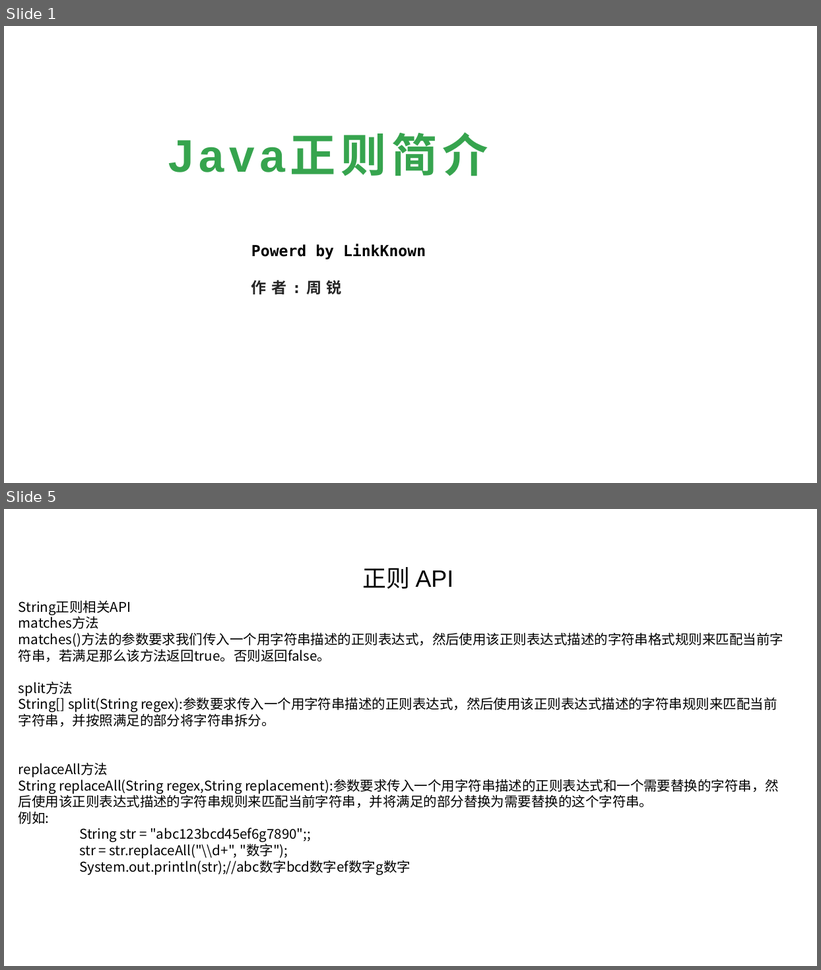
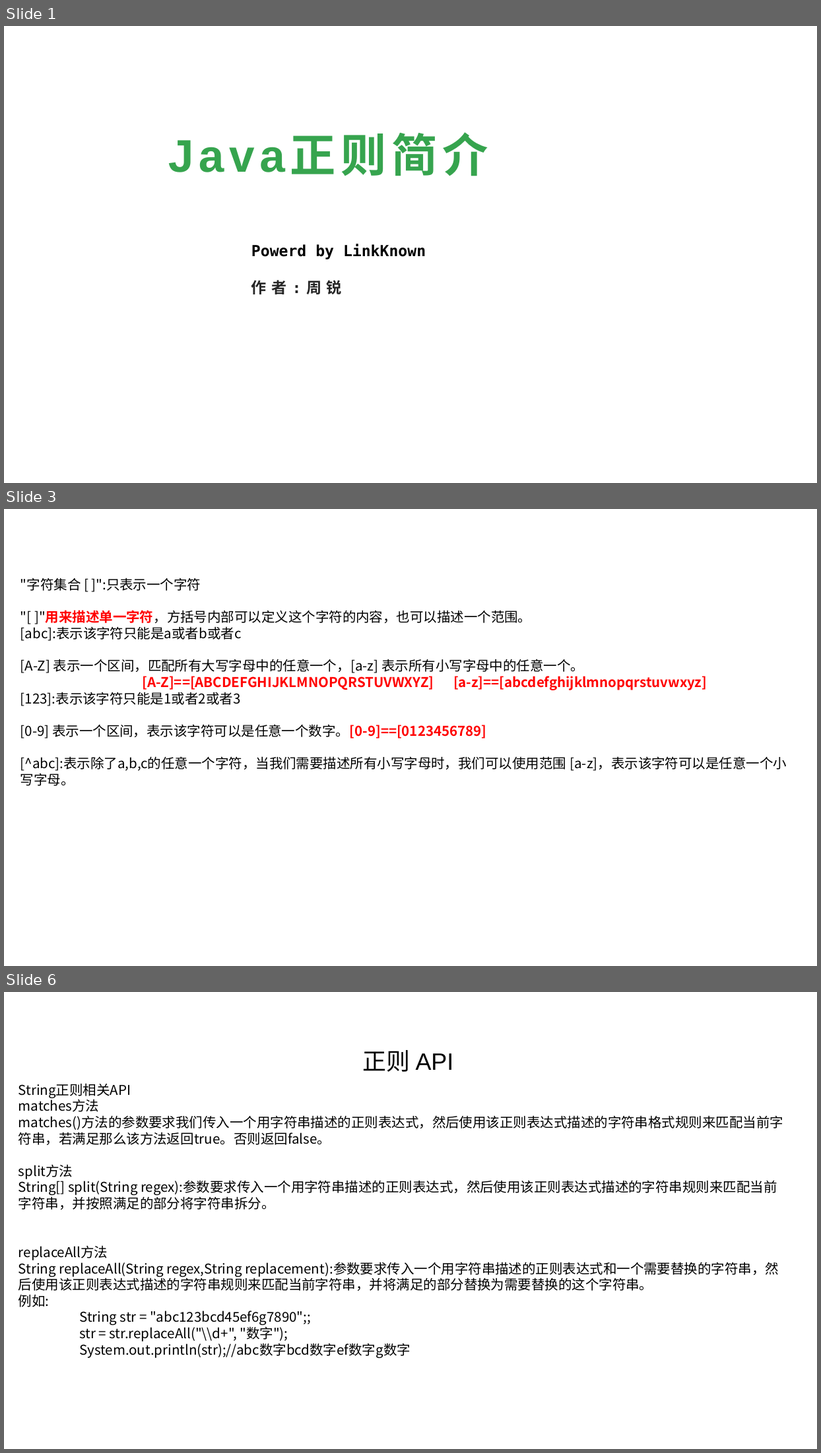
Before and after one commit to linkknown/PPT, a slide deck: 基础PPT/第12章：Java正则简介.pptx. Shown one above the other, each under a label of ours: slides 1 and 5 before the commit, slides 1, 3 and 6 after it; the slides between them are not shown. The pictures are 821x970 and 821x1453 pixels, drawn with LibreOffice and Linux fonts; fonts in the diff are those of the drawing; background and template pictures are left out. Boxes give left, top, right and bottom in pixels: in the first picture for what was removed or moved away, otherwise in the second. Text is boxed around its words. In the diff, an @@ line names an element or a change of style, - is before the commit and + after.

```diff
--- a/基础PPT/第12章：Java正则简介.pptx
+++ b/基础PPT/第12章：Java正则简介.pptx
@@ slide 3 added at <box>4,509,817,966</box>, background picture (left out) @@
@@ text added at <box>20,578,787,786</box>, 16 pt, text #000000 @@
+"字符集合 [ ]":只表示一个字符
+"[ ]"用来描述单一字符，方括号内部可以定义这个字符的内容，也可以描述一个范围。
+[abc]:表示该字符只能是a或者b或者c
+[A-Z] 表示一个区间，匹配所有大写字母中的任意一个，[a-z] 表示所有小写字母中的任意一个。
+[A-Z]==[ABCDEFGHIJKLMNOPQRSTUVWXYZ] [a-z]==[abcdefghijklmnopqrstuvwxyz]
+[123]:表示该字符只能是1或者2或者3
+[0-9] 表示一个区间，表示该字符可以是任意一个数字。[0-9]==[0123456789]
+[^abc]:表示除了a,b,c的任意一个字符，当我们需要描述所有小写字母时，我们可以使用范围 [a-z]，表示该字符可以是任意一个小写字母。
@@ what was slide 5 is now slide 6 @@
```
Also in this commit, not shown: 3 slides changed, 4 other files.
